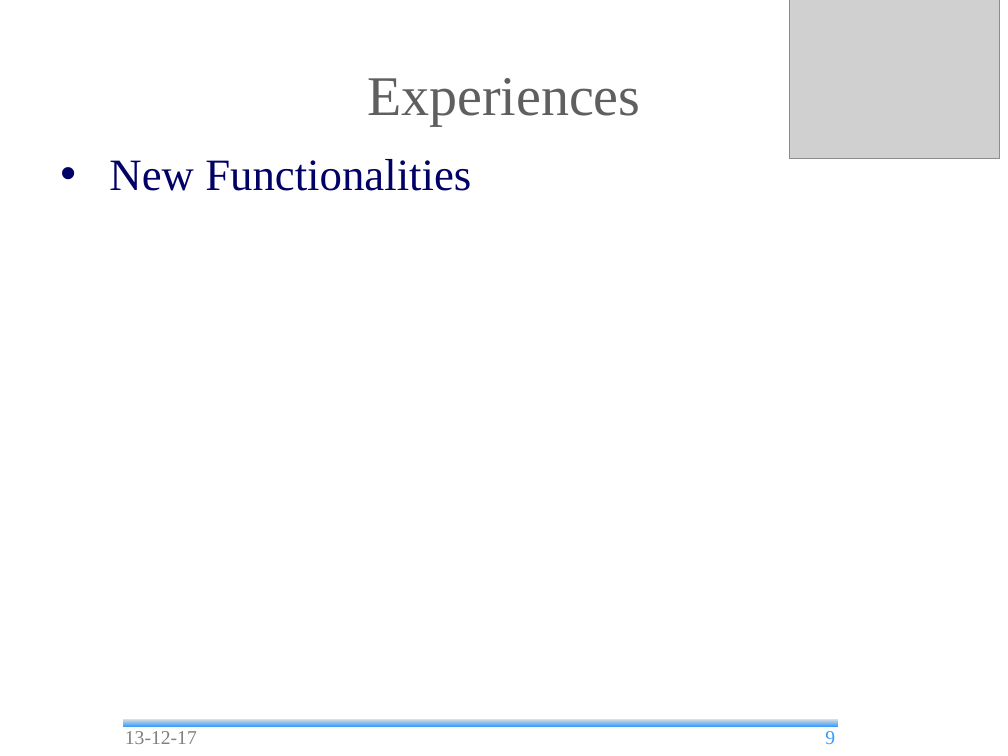
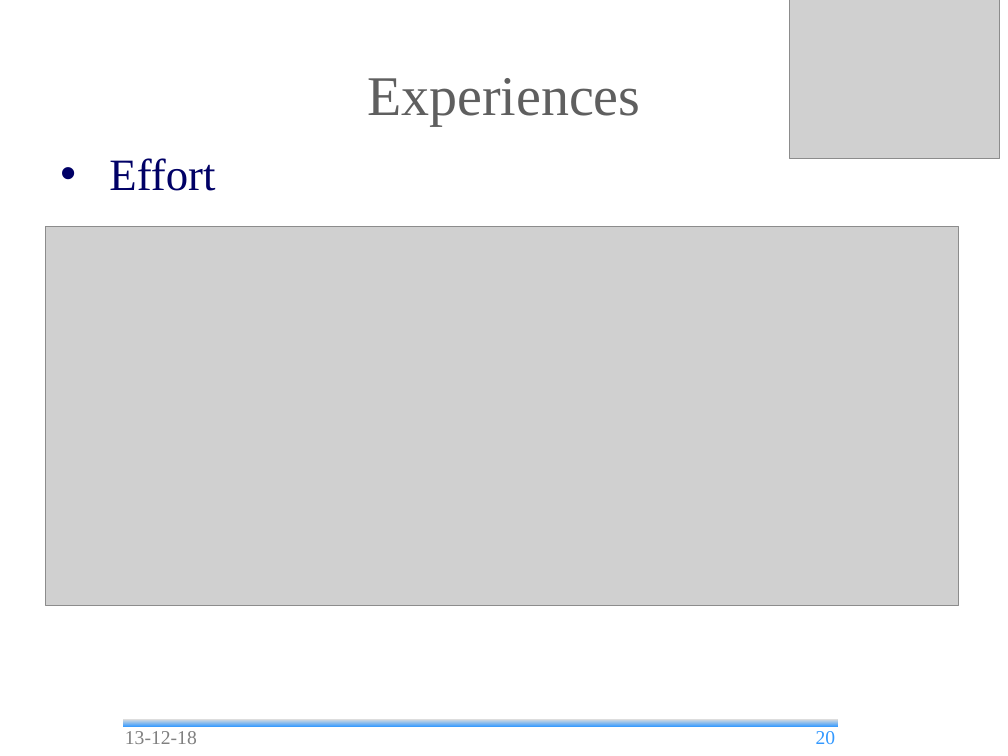
Before and after one commit to andrea-bottoli/DSD, a slide deck: slide 20 of Documentation/Presentations/Beta_Prototype.odp (slide 9 before the commit). Drawn at 1008x756 pixels with LibreOffice and Linux fonts; fonts in the diff are those of the drawing; grey boxes stand for pictures; background and template pictures are left out. Boxes give left, top, right and bottom in pixels: in the first picture for what was removed or moved away, otherwise in the second. Text is boxed around its words. In the diff, an @@ line names an element or a change of style, - is before the commit and + after.

```diff
--- a/Documentation/Presentations/Beta_Prototype.odp
+++ b/Documentation/Presentations/Beta_Prototype.odp
@@ text at [109,158,215,191]: text changed @@
-• New Functionalities
+• Effort
@@ picture added at [46,227,960,606] @@
@@ text at [125,731,197,744]: text changed @@
-13-12-17
+13-12-18
@@ page number at [816,731,836,744]: text changed @@
-9
+20
```
Also in this commit, not shown: 13 other slides changed, 11 slides added, 6 slides removed, 1 other file.
